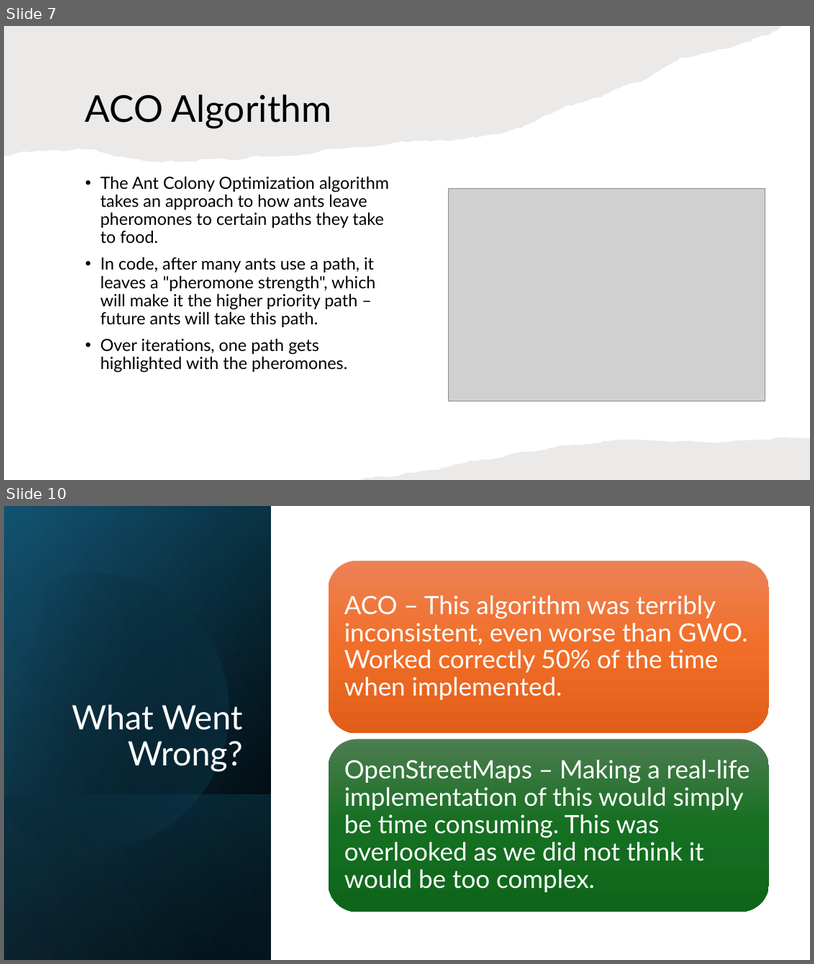
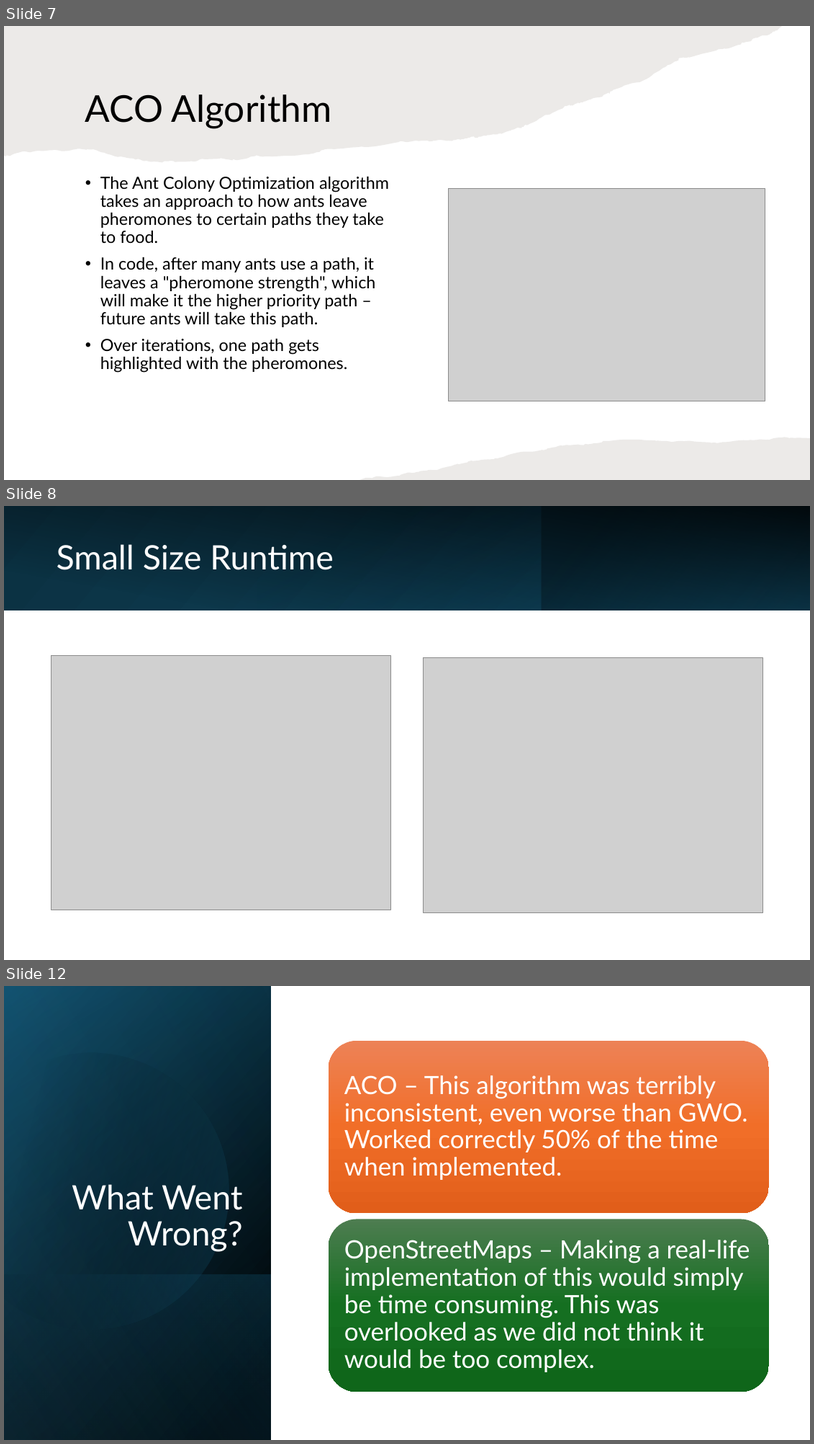
Before and after one commit to MillerKites/Network_Routing_Optimization, a slide deck: presentation/Network Routing Optimization.pptx. Shown one above the other, each under a label of ours: slides 7 and 10 before the commit, slides 7, 8 and 12 after it; the slides between them are not shown. The pictures are 814x964 and 814x1444 pixels, drawn with LibreOffice and Linux fonts; fonts in the diff are those of the drawing; grey boxes stand for pictures. Boxes give left, top, right and bottom in pixels: in the first picture for what was removed or moved away, otherwise in the second. Text is boxed around its words. In the diff, an @@ line names an element or a change of style, - is before the commit and + after.

```diff
--- a/presentation/Network Routing Optimization.pptx
+++ b/presentation/Network Routing Optimization.pptx
@@ slide 8 added at box(4, 506, 810, 960), background #FFFFFF @@
@@ rectangle added at box(4, 506, 810, 610), fill gradient #0B3041 to #104862 @@
@@ rectangle added at box(4, 506, 810, 610), fill gradient #000000 @@
@@ rectangle added at box(257, 506, 542, 610), fill gradient #156082 to #0B3041 @@
@@ rectangle added at box(542, 506, 810, 610), fill gradient #0B3041 to #156082 @@
@@ title added at box(57, 544, 334, 570), 40 pt, text #FFFFFF @@
+Small Size Runtime
@@ picture added at box(52, 656, 391, 910) @@
@@ picture added at box(424, 658, 763, 913) @@
@@ what was slide 10 is now slide 12 @@
```
Also in this commit, not shown: 5 other slides added, 2 slides removed.
